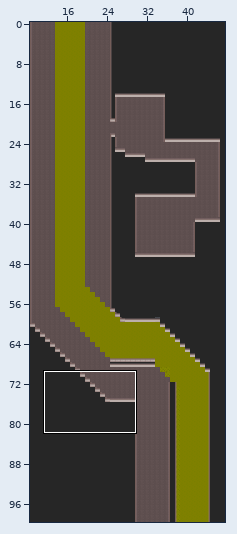
Two versions of a level (Tiled map, resources/scenes/map/sewageSection.tmx). Above, an overview of the earlier version with the close-up marked.
Close-up. Old version:
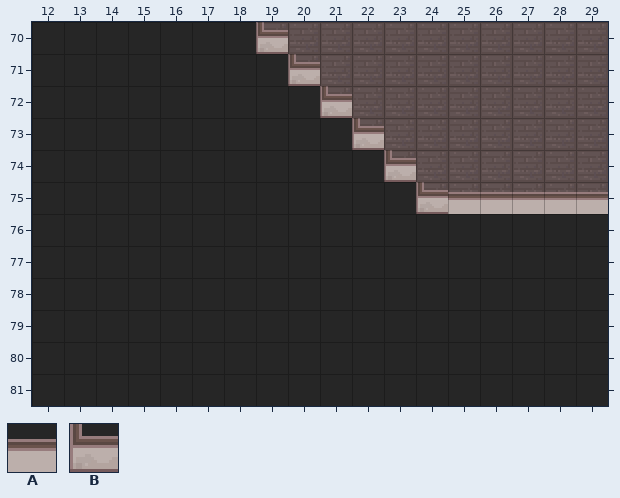
Cells are 16x16 px. Shown: x 12..29, y 70..81. The commit also changed other parts of the map, which this record leaves out. Tiles whose own drawing changed are shown in their newer look in all pictures.
Key: from "FULL_DESERT_TILESET_WIP": A 120, B 247.
_ is an empty cell.
Layers that did not change in this view are not listed.
Layer "Barriers" before, first column x 12:
70 _______B__________
71 ________B_________
72 _________B________
73 __________B_______
74 ___________B______
75 ____________BAAAAA
76 __________________
77 __________________
78 __________________
79 __________________
80 __________________
81 __________________
After the commit:
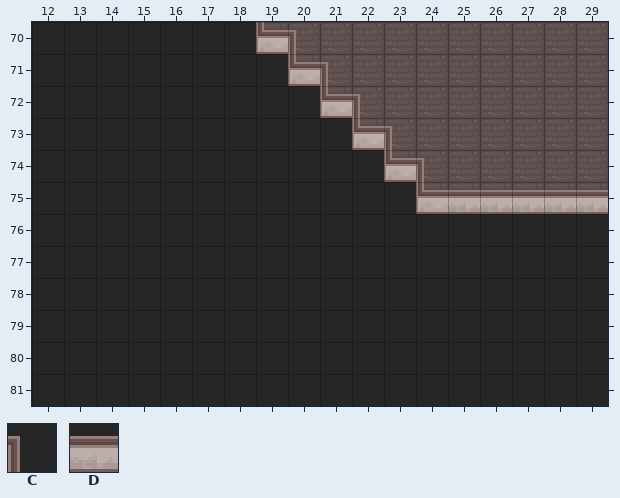
Further tiles: from "FULL_DESERT_TILESET_WIP": C 218 flipped left-right, D 219.
The exact change:
Layer "Barriers":
The author put tile C in row 70 at x 20; in row 71 at x 21; in row 72 at x 22; in row 73 at x 23; in row 74 at x 24.
Tile A becomes tile D in row 75 at x 25 to 29.
